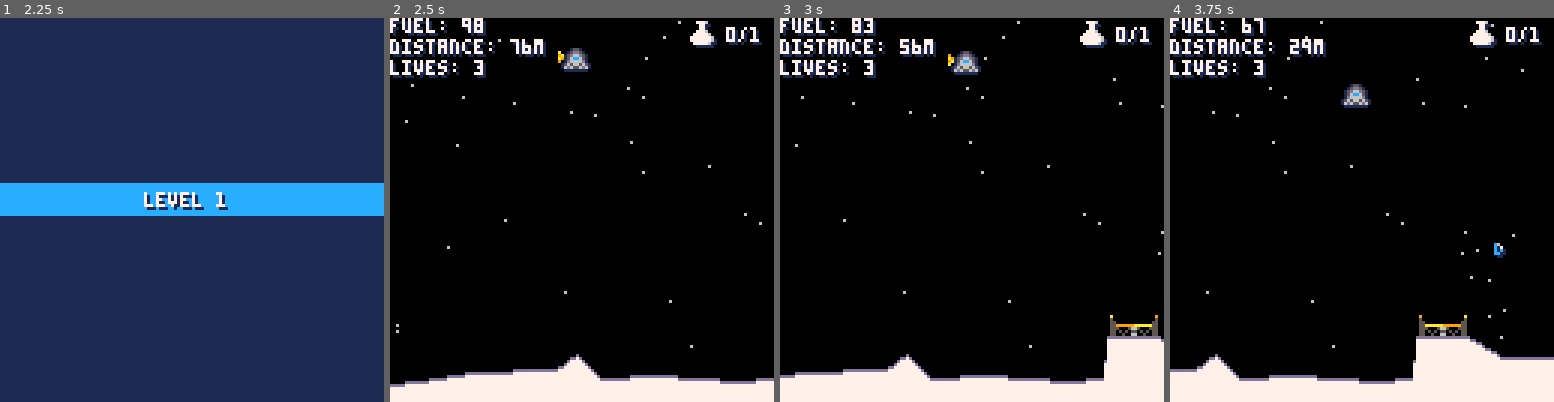
Above: before the commit, frames 1-4 (left to right).
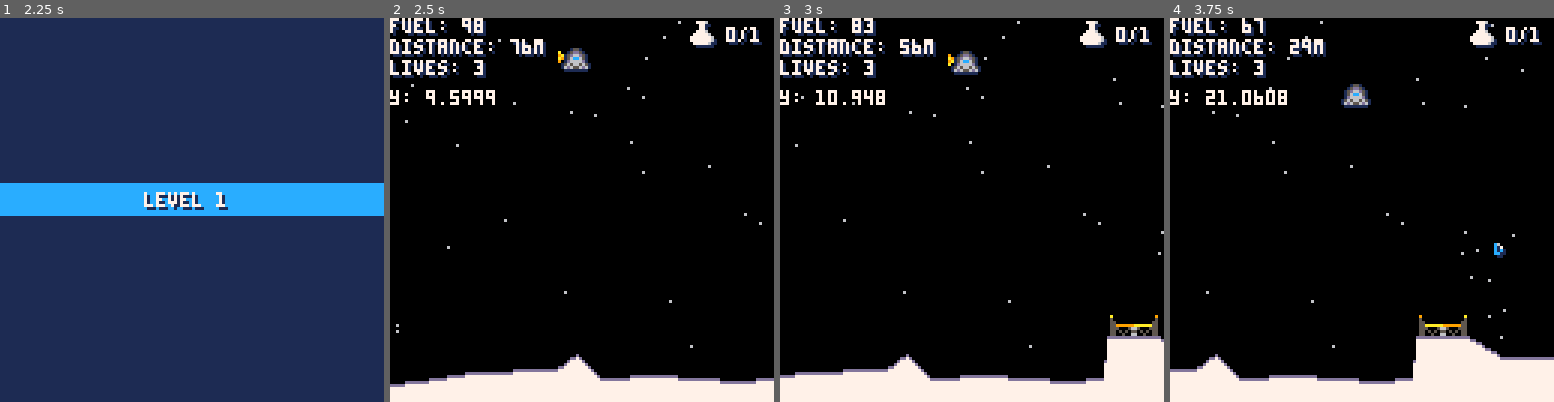
Above: after the commit, the same moments.

Repository: lewsid/moon-missions
Game: PICO-8 cartridge munlander.p8
Same seed, same stepped clock (60 frames per second), same inputs: the game is played once before the commit and once after it.
Inputs:
- Up to frame 1 (2.25 s): tap X (X key) at 0.33, 1.07, 1.85 s; hold Right 1.6-2.1 s; hold Up from 2.15 s (still down)
- Up to frame 2 (2.5 s): release Up at 2.42 s; hold Right from 2.47 s (still down)
- Up to frame 3 (3 s): keep holding Right; tap X (X key) at 2.97 s
- Up to frame 4 (3.75 s): release Right at 3.03 s; hold Left 3.08-3.58 s

Frame 1 is identical in both runs. In frame 2, 0.4% of the frame differs, in the area x 0-28%, y 18-23%; in frame 3, 0.4%; in frame 4, 0.5%, in the area x 0-31%, y 18-23%.

Commit message:
camera experimentation

Diff:
--- a/munlander.p8
+++ b/munlander.p8
@@ -55,13 +55,13 @@
 		handle_gameplay()
 	elseif(config.game_state=="over-bad") then
 		if(config.lives>0) then
-		 if(btn(❎)) then
-		  config.lives-=1
-			 init_level(true)
-			 reset_banner()
-		 end
+			if(btn(❎)) then
+				config.lives-=1
+				init_level(true)
+				reset_banner()
+			end
 		else
-		 config.game_state="game-over"
+			config.game_state="game-over"
 		end
 	elseif(config.game_state=="over-good") then
 		if(btn(❎)) then
@@ -70,14 +70,14 @@
 			reset_banner()
 		end
 	elseif(config.game_state=="game-over") then
-	 if(btn(❎)) then
-	  --reset the moon position
-	 	intro.moon_y=100
-	 	camera()
-	 	cam.x=0
-	 	--reset the game
-	  init_config()
-	 end
+		if(btn(❎)) then
+	  		--reset the moon position
+	 		intro.moon_y=100
+	 		camera()
+	 		cam.x=0
+	 		--reset the game
+	  		init_config()
+	 	end
 	end
 end
 -->8
@@ -467,8 +467,17 @@
 		cam.x=-config.start_x+ship.x
 		ship.on_screen=true
 
-		if(ship.y<0) then
-			cam.y=ship.y
+		--snap camera if over top
+		if(ship.y<0 and ship.y>-20) then
+			cam.y-=2
+		elseif(ship.y<-20) then
+			cam.y=ship.y-20
+		elseif(ship.y>0) then
+			if(cam.y>0) then
+				cam.y-=2
+			else
+				cam.y=0
+			end
 		end
 	else
 		ship.on_screen=false
@@ -612,6 +621,9 @@
 		#pickups,cam.x+113,cam.y+4,1)
 	print(config.collected.."/"..
 		#pickups,cam.x+112,cam.y+3,7)
+
+	print("y: "..ship.y,
+		cam.x,cam.y+24,7)
 
 	--data icon (fill-up)
 	step=0
@@ -894,7 +906,7 @@
 --[ ] improve terrain level
 --    variance
 
---[ ] add credits if level 10
+--[ ] add credits if level 15
 --    is beaten
 
 --[ ] add total score to level
